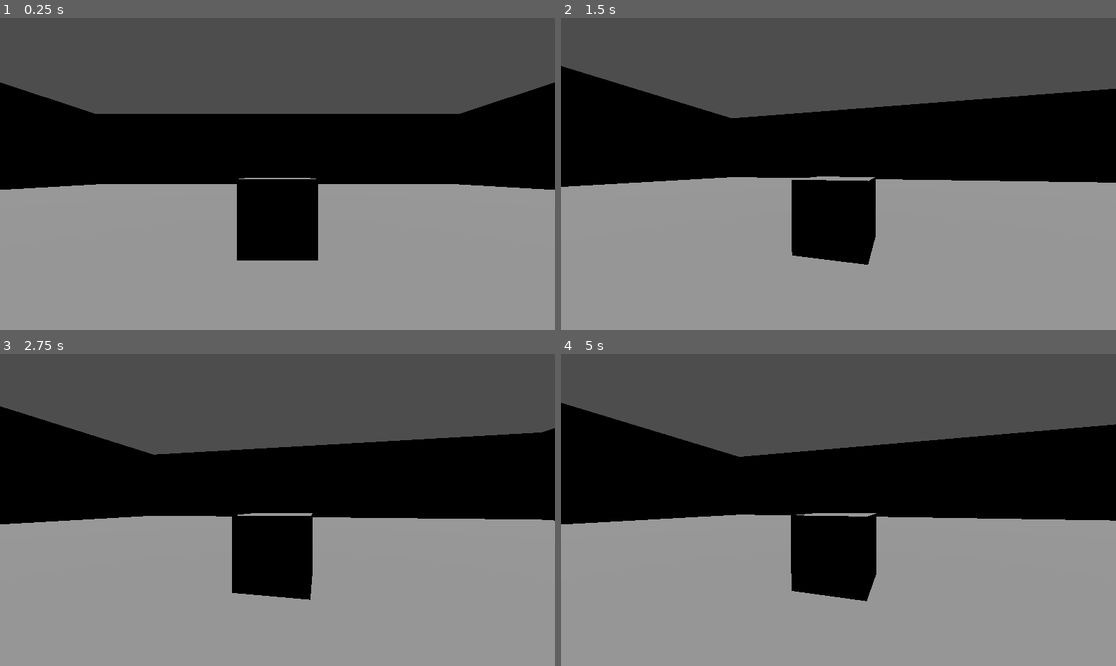
Above: before the commit, frames 1-4 (two rows, left to right).
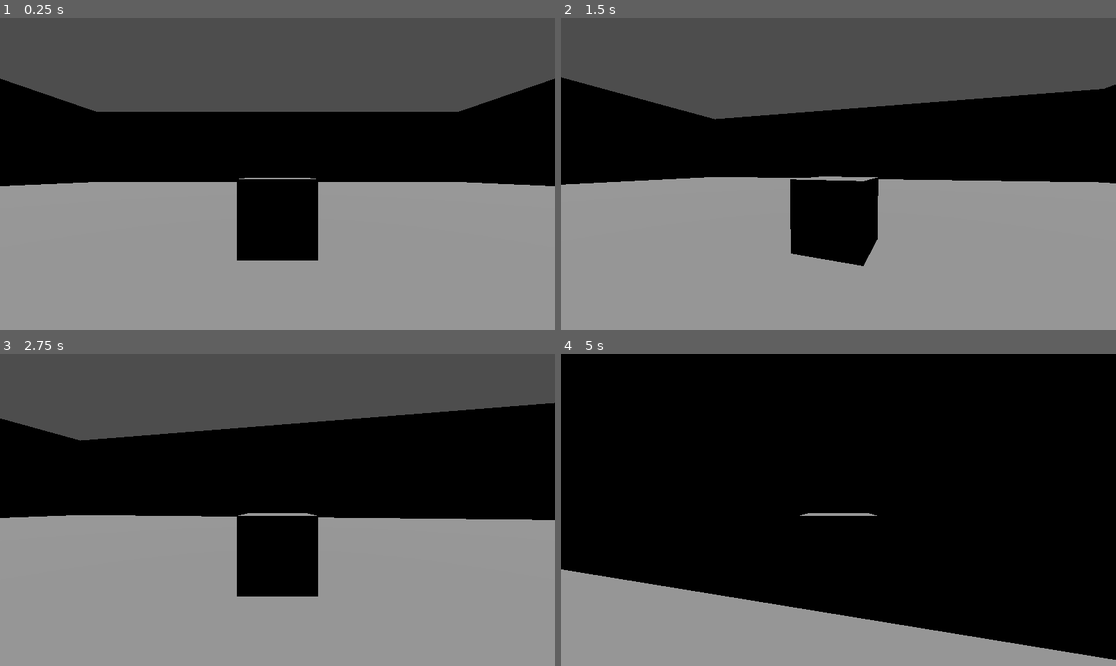
Above: after the commit, the same moments.

Repository: IMKarhu/GMTK2024
Game: Godot game, scene res://scenes/Playables/MyScene.tscn
Same seed, same stepped clock (60 frames per second), same inputs: the game is played once before the commit and once after it.
Inputs (mouse positions are in pixels of both pictures, inside the frame that each line leads up to):
- Up to frame 1 (0.25 s): no input
- Up to frame 2 (1.5 s): move the mouse to (960, 158) at 0.52 s; hold D (move_right) 0.53-1.28 s; hold F (changeForm) 0.53-1.28 s; click (960, 158) at 0.67 s; tap Space (jump) at 0.77 s; move the mouse to (810, 174) at 1.27 s; hold W (move_forward) from 1.28 s (still down); tap F (changeForm) at 1.35 s
- Up to frame 3 (2.75 s): keep holding W (move_forward); tap Space (jump) at 1.52 s; move the mouse to (288, 503) at 2.02 s; hold E (interact) from 2.03 s (still down); tap F (changeForm) at 2.3 s
- Up to frame 4 (5 s): keep holding W (move_forward); move the mouse to (832, 516) at 2.77 s; release E (interact) at 2.78 s; tap F (changeForm) at 2.85, 4.55 s; tap Space (jump) at 3.02, 3.77, 4.52 s; move the mouse to (877, 513) at 3.52 s; hold F (changeForm) 3.53-4.28 s; move the mouse to (794, 506) at 4.27 s; tap E (interact) at 4.35 s

The runs differ from the first frame. In frame 1, 1.5% of the frame differs, in the area x 0-100%, y 19-56%; in frame 2, 1.3%; in frame 3, 7.4%; in frame 4, 54%, in the area x 0-100%, y 0-98%.
Error before the commit: Parse Error: Function "toggle_mesh()" not found in base self. (res://src/Player.gd:50)

Commit message:
Stuff and thing (very proken)

Diff:
--- a/OnlyDown/scenes/Playables/MyScene.tscn
+++ b/OnlyDown/scenes/Playables/MyScene.tscn
@@ -7,12 +7,6 @@
 [sub_resource type="BoxMesh" id="BoxMesh_6ofnf"]
 
 [sub_resource type="BoxShape3D" id="BoxShape3D_4fphv"]
-
-[sub_resource type="BoxMesh" id="BoxMesh_s5ytg"]
-
-[sub_resource type="SphereMesh" id="SphereMesh_v83j1"]
-
-[sub_resource type="CylinderMesh" id="CylinderMesh_54v0d"]
 
 [node name="MainNode" type="Node3D"]
 
@@ -61,18 +55,16 @@
 
 [node name="Player" parent="." instance=ExtResource("1_o8s5f")]
 transform = Transform3D(1, 0, 0, 0, 1, 0, 0, 0, 1, 0, 1.34312, 0)
-mesh2 = null
 
 [node name="Floor" parent="." instance=ExtResource("4_jpn8l")]
 
 [node name="Inteactable" parent="." instance=ExtResource("2_ceek3")]
 transform = Transform3D(1, 0, 0, 0, 1, 0, 0, 0, 1, 5, 1, -5)
-mesh = SubResource("BoxMesh_s5ytg")
 
 [node name="Inteactable2" parent="." instance=ExtResource("2_ceek3")]
 transform = Transform3D(1, 0, 0, 0, 1, 0, 0, 0, 1, -5, 1, -5)
-mesh = SubResource("SphereMesh_v83j1")
 
 [node name="Inteactable3" parent="." instance=ExtResource("2_ceek3")]
 transform = Transform3D(1, 0, 0, 0, 1, 0, 0, 0, 1, 0.0456896, 1, -7.62502)
-mesh = SubResource("CylinderMesh_54v0d")
+
+[connection signal="set_mesh" from="Player" to="Player/Controllers/MeshController" method="set_mesh"]
--- a/OnlyDown/scenes/Player.tscn
+++ b/OnlyDown/scenes/Player.tscn
@@ -1,11 +1,9 @@
-[gd_scene load_steps=8 format=3 uid="uid://ld53tljlh81y"]
+[gd_scene load_steps=7 format=3 uid="uid://ld53tljlh81y"]
 
 [ext_resource type="Script" path="res://src/Player.gd" id="1_t77la"]
 [ext_resource type="Script" path="res://src/CameraController.gd" id="2_08ip3"]
 [ext_resource type="Script" path="res://src/MovementController.gd" id="2_vkd70"]
 [ext_resource type="Script" path="res://src/MeshController.gd" id="3_sj8gh"]
-
-[sub_resource type="TorusMesh" id="TorusMesh_v8sfi"]
 
 [sub_resource type="BoxMesh" id="BoxMesh_11skt"]
 
@@ -14,7 +12,6 @@
 [node name="Player" type="CharacterBody3D" groups=["player"]]
 collision_layer = 2
 script = ExtResource("1_t77la")
-mesh2 = SubResource("TorusMesh_v8sfi")
 
 [node name="Mesh" type="MeshInstance3D" parent="."]
 mesh = SubResource("BoxMesh_11skt")
@@ -51,4 +48,5 @@
 [connection signal="setMovementDirection" from="." to="Controllers/MovementController" method="_on_setMovementDirection"]
 [connection signal="setSpeed" from="." to="Controllers/MovementController" method="_on_setSpeed"]
 [connection signal="setVelocity" from="." to="Controllers/MovementController" method="_on_setVelocity"]
+[connection signal="set_mesh" from="." to="Controllers/MeshController" method="set_mesh"]
 [connection signal="setCameraRotation" from="CameraRoot" to="Controllers/MovementController" method="_on_setCameraRotation"]
--- a/OnlyDown/src/Interactable.gd
+++ b/OnlyDown/src/Interactable.gd
@@ -3,12 +3,9 @@
 @onready var interaction_area: InteractionArea = $InteractionArea
 @onready var player = get_tree().get_first_node_in_group("player")
 
-@export var mesh: Mesh
-
 func _ready():
-	$Mesh.mesh = mesh
 	interaction_area.interact = Callable(self, "_on_interact")
 
 # TODO: make it so it falls on the ground and loses ability to interact??
 func _on_interact():
-	player.change_to_mesh(mesh)
+	player.set_mesh.emit($Mesh.mesh)
--- a/OnlyDown/src/InteractionArea.gd
+++ b/OnlyDown/src/InteractionArea.gd
@@ -6,8 +6,8 @@
 var interact: Callable = func():
 	pass
 
-func _on_body_entered(body):
+func _on_body_entered(_body):
 	InteractionManager.register_area(self)
 
-func _on_body_exited(body):
+func _on_body_exited(_body):
 	InteractionManager.unregister_area(self)
--- a/OnlyDown/src/InteractionManager.gd
+++ b/OnlyDown/src/InteractionManager.gd
@@ -16,7 +16,7 @@
 	if index != -1:
 		active_areas.remove_at(index)
 
-func _process(delta):
+func _process(_delta):
 	if active_areas.size() > 0 && can_interact:
 		active_areas.sort_custom(_sort_by_distance_to_player)
 		label.text = base_text + active_areas[0].action_name
--- a/OnlyDown/src/MeshController.gd
+++ b/OnlyDown/src/MeshController.gd
@@ -1,11 +1,96 @@
 extends Node
+class_name MeshController
 
+@onready var collision_shape = $Collision
 
-# Called when the node enters the scene tree for the first time.
-func _ready():
-	pass # Replace with function body.
+@onready var mesh_instance = $Mesh
+@onready var flagPacked = preload("res://scenes/Inteactable.tscn")
 
+@export var meshes: Array[Mesh]
 
-# Called every frame. 'delta' is the elapsed time since the previous frame.
-func _process(delta):
-	pass
+var _mesh: Mesh
+
+func set_mesh(new_mesh: Mesh):
+	_mesh = new_mesh
+
+#currentMesh = meshes[0]
+#mesh2 = meshes[1]
+# Function to toggle between meshes
+func toggle_mesh():
+	if meshes[1] == null:
+		return
+
+	# Check if currentMesh should be swapped with mesh2
+	if mesh_instance.mesh == meshes[0]:
+		change_mesh(meshes[1])
+	else:
+		change_mesh(meshes[0])
+
+# Function to change the mesh and spawn the old one if necessary
+func change_mesh(new_mesh: Mesh) -> void:
+	# Update mesh2 only if it is not the same as new_mesh
+	if meshes[1] != meshes[0]:
+		meshes[1] = meshes[0]  # Previous currentMesh becomes mesh2
+	meshes[0] = new_mesh  # The new mesh becomes currentMesh
+
+	# Update the mesh instance and collision shape
+	mesh_instance.mesh = new_mesh
+	update_collision_shape(new_mesh)
+
+func remove_numeric_suffix(mesh_name: String) -> String:
+	# Find the position of the '#' character
+	var index = mesh_name.find("#")
+	# If found, return the substring before it; otherwise, return the original name
+	if index != -1:
+		return mesh_name.substr(0, index)
+	return mesh_name
+
+# Function to change to a specific mesh, avoiding duplicates
+func change_to_mesh(new_mesh: Mesh) -> void:
+	var new_name = remove_numeric_suffix(new_mesh.to_string())
+	var current_name = remove_numeric_suffix(meshes[0].to_string())
+	var mesh2_name = ''
+
+	if meshes[1] != null:
+		mesh2_name = remove_numeric_suffix(meshes[1].to_string())
+		spawn_oldMesh(meshes[0])
+
+	# Avoid changing to the same mesh
+	if new_name == current_name or new_name == mesh2_name:
+		print("Trying to change to the same mesh")
+		return
+
+	# Perform the mesh change, update states correctly
+	change_mesh(_mesh)
+
+# @TODO: Make it so it spawns the old mesh to the scene
+func spawn_oldMesh(oldMesh: Mesh) -> void:
+	var flag = flagPacked.instantiate()
+	flag.mesh = oldMesh
+	var newPos = Vector3(self.global_position.x, self.global_position.y, self.global_position.z - 1)
+	flag.set_position(newPos)
+	flag.scale = Vector3(0.5, 0.5, 0.5)
+	get_tree().get_root().add_child(flag)
+
+# @TODO: For now this only works with simple shapes need to modify this later if time
+func update_collision_shape(new_mesh: Mesh) -> void:
+	var new_shape: Shape3D = null
+
+	if new_mesh is BoxMesh:
+		new_shape = BoxShape3D.new()
+		new_shape.extents = (new_mesh as BoxMesh).size / 2.0
+	elif new_mesh is SphereMesh:
+		new_shape = SphereShape3D.new()
+		new_shape.radius = (new_mesh as SphereMesh).radius
+	elif new_mesh is CapsuleMesh:
+		new_shape = CapsuleShape3D.new()
+		new_shape.radius = (new_mesh as CapsuleMesh).radius
+		new_shape.height = (new_mesh as CapsuleMesh).height
+	elif new_mesh is CylinderMesh:
+		new_shape = CylinderShape3D.new()
+		new_shape.radius = (new_mesh as CylinderMesh).bottom_radius
+		new_shape.height = (new_mesh as CylinderMesh).height
+
+	if new_shape:
+		collision_shape.shape = new_shape
+	#print(collision_shape.shape)extends Node
--- a/OnlyDown/src/Player.gd
+++ b/OnlyDown/src/Player.gd
@@ -1,13 +1,7 @@
 extends CharacterBody3D
 class_name Player
 
-@onready var currentMesh = $Mesh.mesh
-@export var mesh2: Mesh
-var mesh_instance: MeshInstance3D
-
-@onready var collision_shape = $Collision
-
-@onready var flagPacked = preload("res://scenes/Inteactable.tscn")
+signal set_mesh(mesh: Mesh)
 
 const SPEED = 5.0
 const JUMP_VELOCITY = 4.5
@@ -23,9 +17,6 @@
 
 # Get the gravity from the project settings to be synced with RigidBody nodes.
 var gravity = ProjectSettings.get_setting("physics/3d/default_gravity")
-
-func _ready():
-	mesh_instance = get_child(0)
 
 func _physics_process(delta):
 	# Add the gravity.
@@ -45,10 +36,7 @@
 		setAcceleration.emit(0)
 		setVelocity.emit(Vector3(0,velocity.y,0))
 
-func _input(event):
-	if event.is_action_pressed("changeForm"):
-		toggle_mesh()
-
+func _input(_event):
 	m_movementDirection.x = Input.get_action_strength("move_left") - Input.get_action_strength("move_right")
 	m_movementDirection.z = Input.get_action_strength("move_forward") - Input.get_action_strength("move_backwards")
 
Not shown: 1 places in OnlyDown/scenes/Playables/MyScene.tscn that only renumber resources
